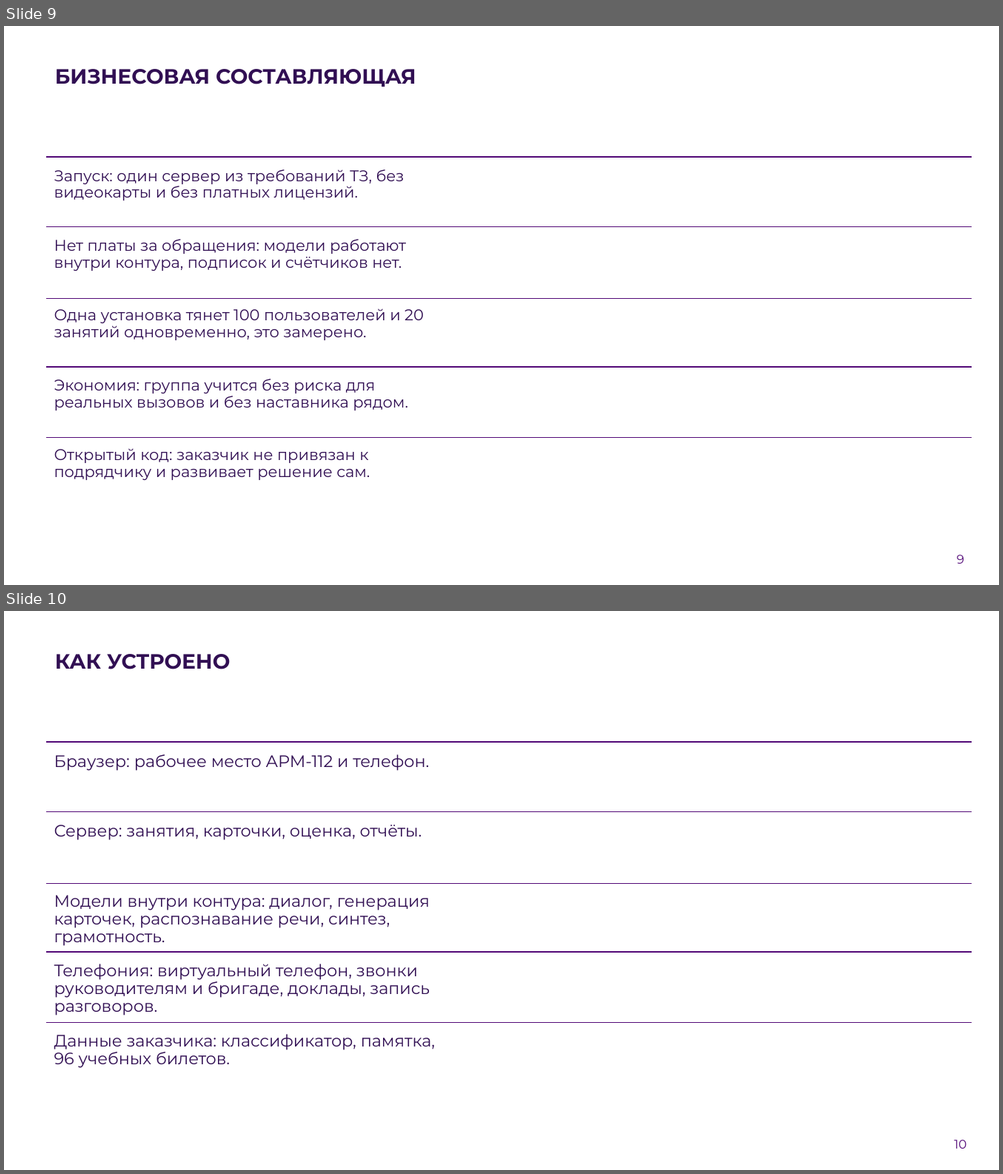
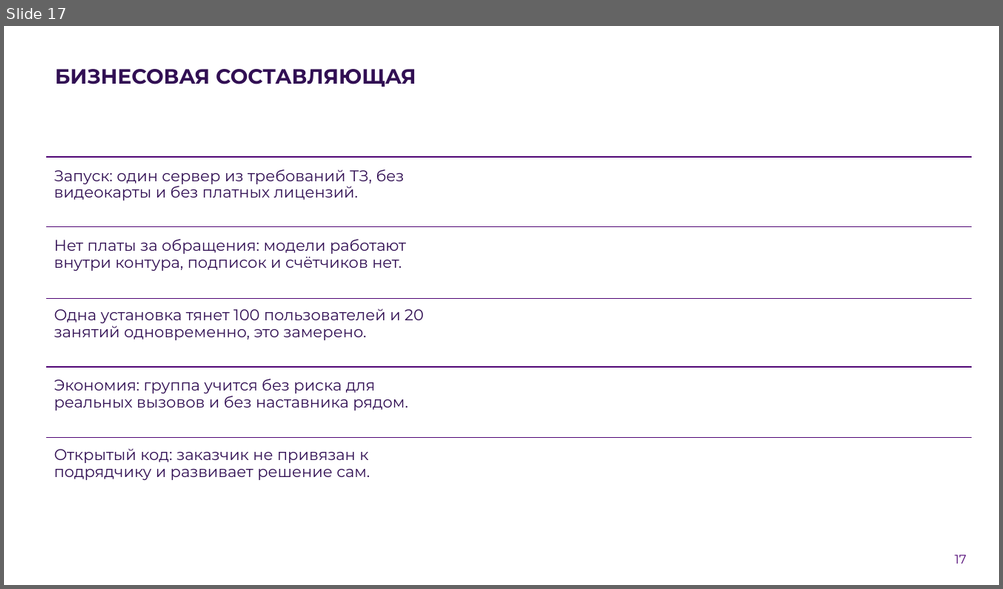
Before and after one commit to Vadik145-beep/lct-112-simulator, a slide deck: docs/presentation/ЛЦТ2026_Ультратех_задача9.pptx. Shown one above the other, each under a label of ours: slides 9 and 10 before the commit, slide 17 after it. The pictures are 1003x1174 and 1003x589 pixels, drawn with LibreOffice and Linux fonts; fonts in the diff are those of the drawing; background and template pictures are left out. Boxes give left, top, right and bottom in pixels: in the first picture for what was removed or moved away, otherwise in the second. Text is boxed around its words. In the diff, an @@ line names an element or a change of style, - is before the commit and + after.

Commit message:
docs: презентация финала со скриншотами стенда и пояснениями (#268)
26 слайдов. Добавлены схема «Как проходит занятие», экраны стенда со стрелками
и пояснениями: вход, карточка, виртуальный телефон, справочник, форма «Задания
формирует ИИ», мониторинг преподавателя, разбор с советами. Убраны слайды
«Как устроено» и «Оценка» (их содержание вошло в экраны). Обязательные слайды
шаблона сохранены.

```diff
--- a/docs/presentation/ЛЦТ2026_Ультратех_задача9.pptx
+++ b/docs/presentation/ЛЦТ2026_Ультратех_задача9.pptx
@@ slide 10 removed at box(4, 611, 999, 1170), background picture (left out) @@
@@ title removed at box(55, 654, 230, 669) @@
-КАК УСТРОЕНО
@@ line removed from (46, 741) to (972, 741) @@
@@ text removed at box(54, 755, 429, 771) @@
-Браузер: рабочее место АРМ-112 и телефон.
@@ line removed from (46, 812) to (972, 812) @@
@@ text removed at box(54, 825, 422, 840) @@
-Сервер: занятия, карточки, оценка, отчёты.
@@ line removed from (46, 884) to (972, 884) @@
@@ text removed at box(54, 895, 430, 946) @@
-Модели внутри контура: диалог, генерация карточек, распознавание речи, синтез, грамотность.
@@ line removed from (46, 952) to (972, 952) @@
@@ text removed at box(54, 964, 430, 1016) @@
-Телефония: виртуальный телефон, звонки руководителям и бригаде, доклады, запись разговоров.
@@ line removed from (46, 1023) to (972, 1023) @@
@@ text removed at box(54, 1034, 435, 1068) @@
-Данные заказчика: классификатор, памятка, 96 учебных билетов.
@@ page number removed at box(953, 1140, 966, 1149) @@
-10
@@ what was slide 9 is now slide 17 @@
@@ page number at box(954, 555, 966, 564): text changed @@
-9
+17
```
Also in this commit, not shown: 6 slides changed, 9 slides added, 3 other slides removed, 1 other file.
